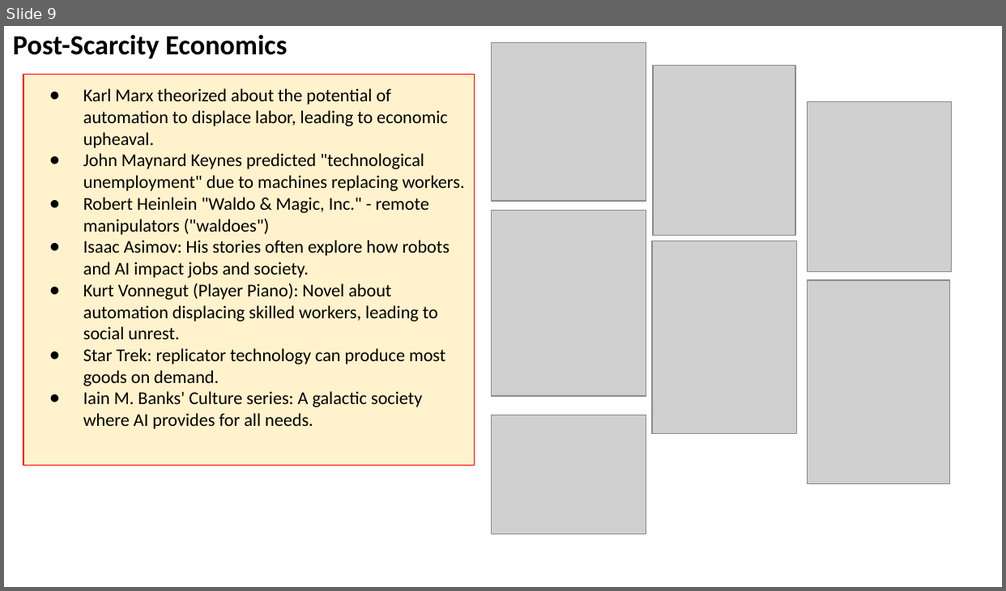
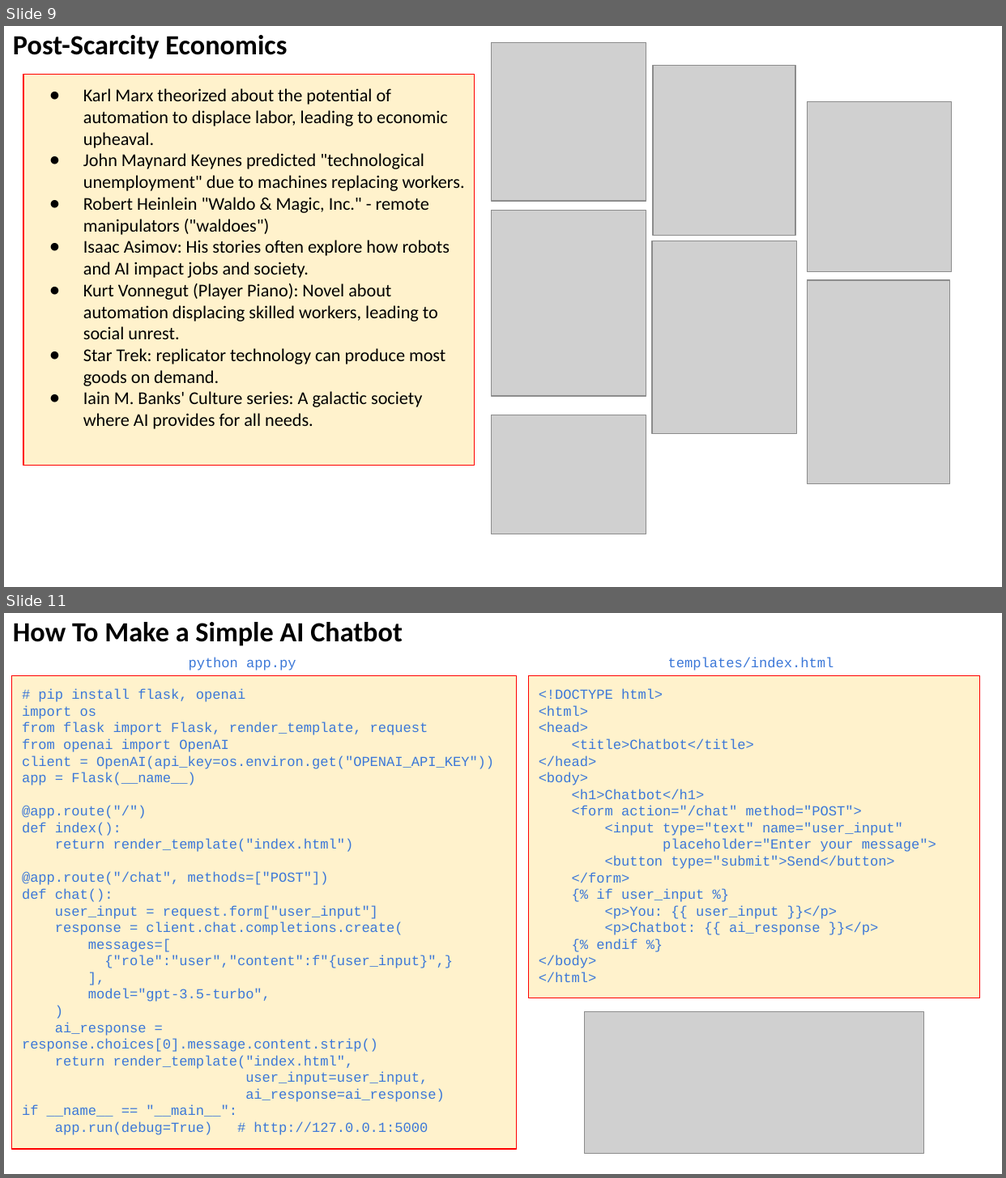
Before and after one commit to lselector/seminar, a slide deck: 2024/2024-03-01-AI-Updates.pptx. Shown one above the other, each under a label of ours: slide 9 before the commit, slides 9 and 11 after it; the slides between them are not shown. The pictures are 1006x591 and 1006x1178 pixels, drawn with LibreOffice and Linux fonts; fonts in the diff are those of the drawing; grey boxes stand for pictures. Boxes give left, top, right and bottom in pixels: in the first picture for what was removed or moved away, otherwise in the second. Text is boxed around its words. In the diff, an @@ line names an element or a change of style, - is before the commit and + after.

```diff
--- a/2024/2024-03-01-AI-Updates.pptx
+++ b/2024/2024-03-01-AI-Updates.pptx
@@ slide 11 added at <box>4,613,1002,1174</box>, background #FFFFFF @@
@@ text added at <box>13,622,403,646</box>, 20 pt, text #000000, bold @@
+How To Make a Simple AI Chatbot
@@ text added at <box>189,658,296,671</box>, 10 pt, text #3C78D8 @@
+python app.py
@@ text added at <box>668,658,834,671</box>, 10 pt, text #3C78D8 @@
+templates/index.html
@@ rectangle added at <box>12,676,516,1150</box>, fill #FFF2CC, outline #FF0000 0.75 pt, 10 pt, text #3C78D8 @@
+# pip install flask, openai
+import os
+from flask import Flask, render_template, request
+from openai import OpenAI
+client = OpenAI(api_key=os.environ.get("OPENAI_API_KEY"))
+app = Flask(__name__)
+@app.route("/")
+def index():
+return render_template("index.html")
+@app.route("/chat", methods=["POST"])
+def chat():
+user_input = request.form["user_input"]
+response = client.chat.completions.create(
+messages=[
+{"role":"user","content":f"{user_input}",}
+],
+model="gpt-3.5-turbo",
+)
+ai_response = response.choices[0].message.content.strip()
+return render_template("index.html",
+user_input=user_input,
+ai_response=ai_response)
+if __name__ == "__main__":
+app.run(debug=True) # http://127.0.0.1:5000
@@ rectangle added at <box>529,676,980,999</box>, fill #FFF2CC, outline #FF0000 0.75 pt, 10 pt, text #3C78D8 @@
+<!DOCTYPE html>
+<html>
+<head>
+<title>Chatbot</title>
+</head>
+<body>
+<h1>Chatbot</h1>
+<form action="/chat" method="POST">
+<input type="text" name="user_input"
+placeholder="Enter your message">
+<button type="submit">Send</button>
+</form>
+{% if user_input %}
+<p>You: {{ user_input }}</p>
+<p>Chatbot: {{ ai_response }}</p>
+{% endif %}
+</body>
+</html>
@@ picture added at <box>585,1012,924,1154</box> @@
```
Also in this commit, not shown: 6 slides changed, 3 other slides added, 1 slide removed.
